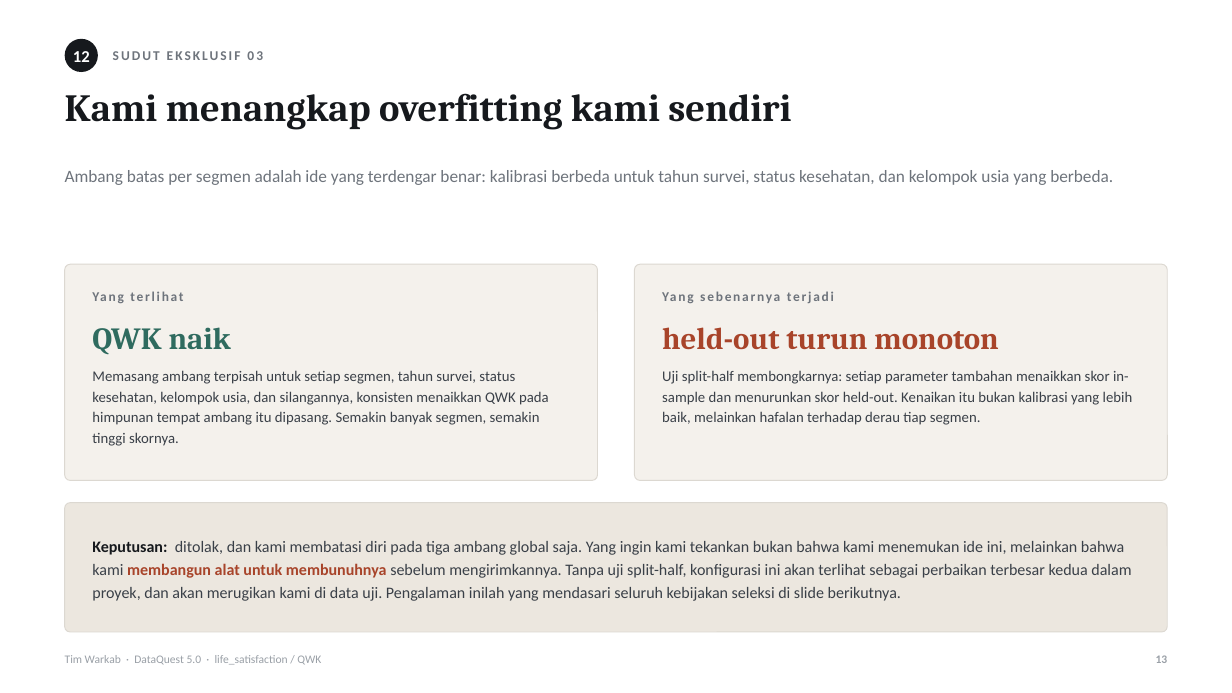
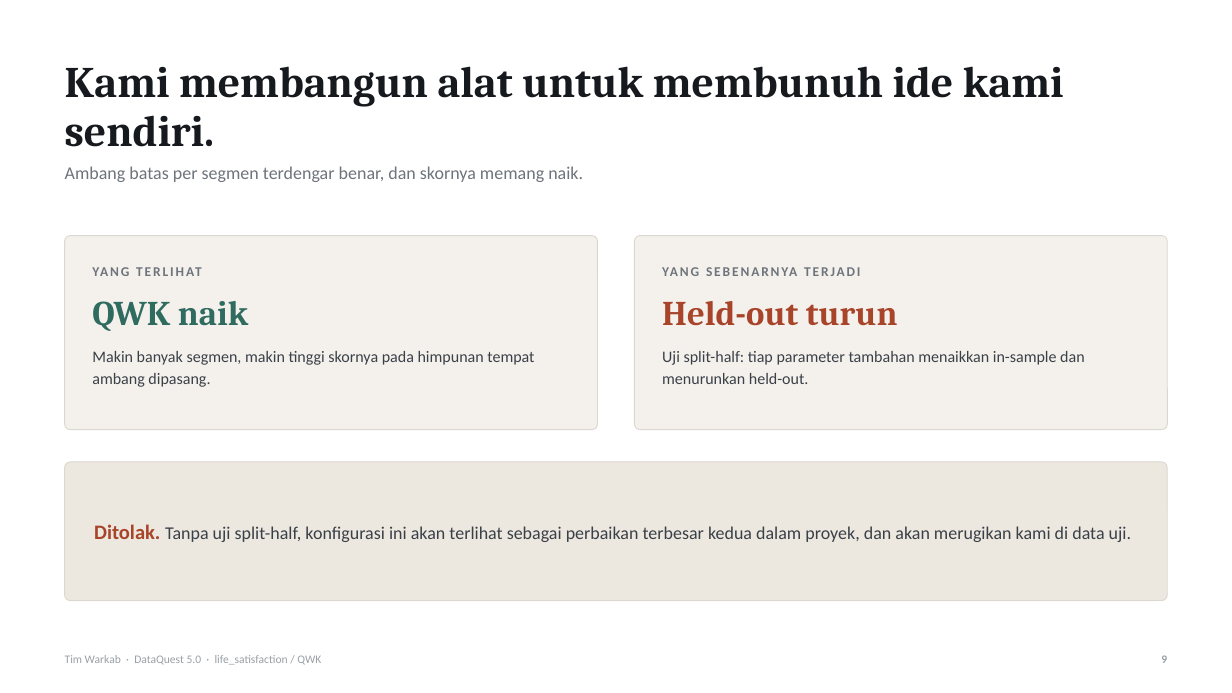
Before and after one commit to MikaelAdikara/DataQuest-Warkab, a slide deck: slide 9 of docs/Pitch_DataQuest5_Warkab.pptx (slide 13 before the commit). Drawn at 1232x693 pixels with LibreOffice and Linux fonts; fonts in the diff are those of the drawing. Boxes give left, top, right and bottom in pixels: in the first picture for what was removed or moved away, otherwise in the second. Text is boxed around its words. In the diff, an @@ line names an element or a change of style, - is before the commit and + after.

```diff
--- a/docs/Pitch_DataQuest5_Warkab.pptx
+++ b/docs/Pitch_DataQuest5_Warkab.pptx
@@ ellipse removed at (x1=65, y1=39, x2=98, y2=72) @@
@@ text removed at (x1=73, y1=51, x2=90, y2=62) @@
-12
@@ text removed at (x1=113, y1=51, x2=263, y2=60) @@
-SUDUT EKSKLUSIF 03
@@ text at (x1=65, y1=66, x2=1064, y2=147): text changed; size 30 to 34 pt @@
-Kami menangkap overfitting kami sendiri
+Kami membangun alat untuk membunuh ide kami sendiri.
@@ text at (x1=65, y1=166, x2=583, y2=182): text changed; size 13.5 to 14 pt @@
-Ambang batas per segmen adalah ide yang terdengar benar: kalibrasi berbeda untuk tahun survei, status kesehatan, dan kelompok usia yang berbeda.
+Ambang batas per segmen terdengar benar, dan skornya memang naik.
@@ rounded rectangle resized from (x1=65, y1=264, x2=598, y2=481) to (x1=65, y1=236, x2=598, y2=430) @@
@@ proportions changed in 3 elements at (x1=65, y1=462, x2=1167, y2=601), (x1=65, y1=236, x2=598, y2=430), (x1=635, y1=236, x2=1168, y2=430) @@
@@ rounded rectangle resized from (x1=635, y1=264, x2=1168, y2=481) to (x1=635, y1=236, x2=1168, y2=430) @@
@@ text at (x1=92, y1=257, x2=570, y2=285): text changed @@
-Yang terlihat
+YANG TERLIHAT
@@ text at (x1=663, y1=257, x2=1141, y2=285): text changed @@
-Yang sebenarnya terjadi
+YANG SEBENARNYA TERJADI
@@ text "QWK naik" moved from (x1=92, y1=327, x2=231, y2=355) to (x1=92, y1=301, x2=248, y2=331) @@
@@ text "QWK naik" at (x1=92, y1=301, x2=248, y2=331): size 24 to 27 pt @@
@@ text at (x1=662, y1=301, x2=898, y2=326): text changed; size 24 to 27 pt @@
-held-out turun monoton
+Held-out turun
@@ text at (x1=92, y1=351, x2=534, y2=387): text changed; size 11.5 to 12.5 pt @@
-Memasang ambang terpisah untuk setiap segmen, tahun survei, status kesehatan, kelompok usia, dan silangannya, konsisten menaikkan QWK pada himpunan tempat ambang itu dipasang. Semakin banyak segmen, semakin tinggi skornya.
+Makin banyak segmen, makin tinggi skornya pada himpunan tempat ambang dipasang.
@@ text at (x1=662, y1=351, x2=1084, y2=384): text changed; size 11.5 to 12.5 pt @@
-Uji split-half membongkarnya: setiap parameter tambahan menaikkan skor in-sample dan menurunkan skor held-out. Kenaikan itu bukan kalibrasi yang lebih baik, melainkan hafalan terhadap derau tiap segmen.
+Uji split-half: tiap parameter tambahan menaikkan in-sample dan menurunkan held-out.
@@ rounded rectangle resized from (x1=65, y1=503, x2=1167, y2=632) to (x1=65, y1=462, x2=1167, y2=601) @@
@@ text at (x1=94, y1=524, x2=1131, y2=542): text changed; size 12.5 to 14 pt @@
-Keputusan: ditolak, dan kami membatasi diri pada tiga ambang global saja. Yang ingin kami tekankan bukan bahwa kami menemukan ide ini, melainkan bahwa kami membangun alat untuk membunuhnya sebelum mengirimkannya. Tanpa uji split-half, konfigurasi ini akan terlihat sebagai perbaikan terbesar kedua dalam proyek, dan akan merugikan kami di data uji. Pengalaman inilah yang mendasari seluruh kebijakan seleksi di slide berikutnya.
+Ditolak. Tanpa uji split-half, konfigurasi ini akan terlihat sebagai perbaikan terbesar kedua dalam proyek, dan akan merugikan kami di data uji.
@@ text at (x1=1161, y1=655, x2=1167, y2=663): text changed @@
-13
+9
```
Also in this commit, not shown: 17 other slides changed, 2 slides added, 5 slides removed, 1 other file.
